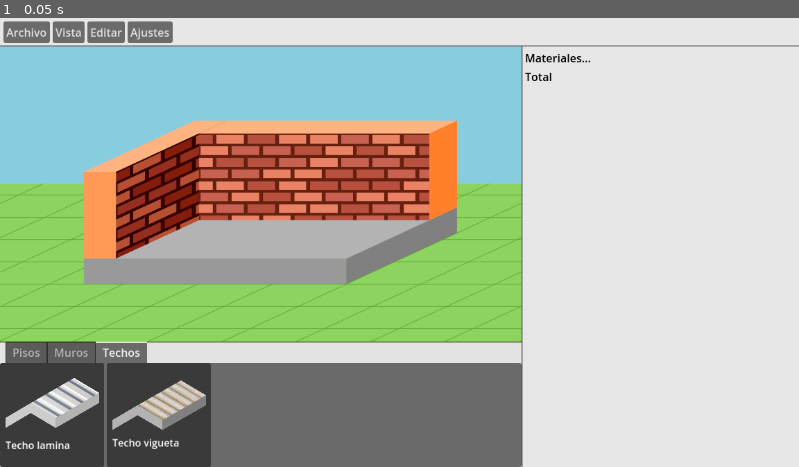
Above: before the commit, frame 1.
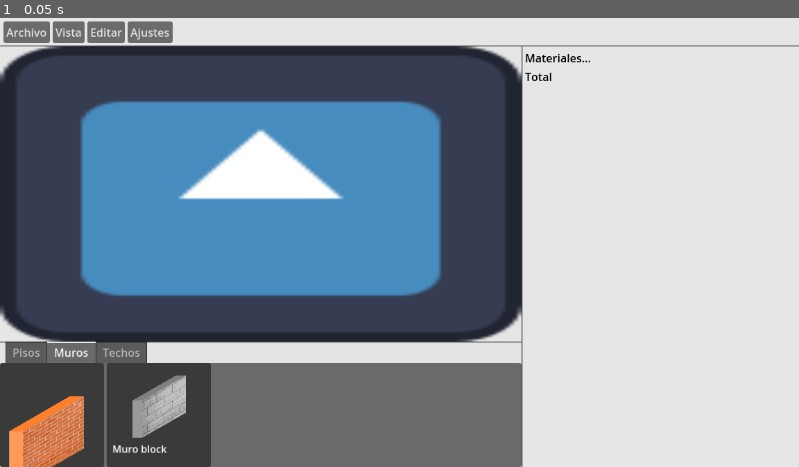
Above: after the commit, the same moment.

Repository: Aliere06/ConstruPlanner-App
Game: Godot game, scene res://label.tscn
The game is run twice, just before and just after one commit, with the same random seed, the same clock (stepped at 60 frames per second) and the same inputs. The engine's default icon, where the game draws it, is replaced by a stand-in: a white triangle on a blue panel in a dark square.
Inputs:
- Up to frame 1 (0.05 s): no input

The runs differ from the first frame. In frame 1, 46% of the frame differs, in the area x 0-66%, y 6-100%.

Commit message:
Revert "Imagen editor 3D"
This reverts commit f4a005cb375e85c5e2aeac93db436c406d4248b4.

Diff:
--- a/label.tscn
+++ b/label.tscn
@@ -1,7 +1,7 @@
 [gd_scene load_steps=15 format=3 uid="uid://6bmuwki4o6bd"]
 
 [ext_resource type="Script" path="res://Vista.gd" id="1_0cafm"]
-[ext_resource type="Texture2D" uid="uid://b8xbq6x4f680" path="res://3D Editor.png" id="2_fhbsj"]
+[ext_resource type="Texture2D" uid="uid://dli6mslrsrtf4" path="res://icon.svg" id="2_iovjh"]
 [ext_resource type="Texture2D" uid="uid://b7u3wpqs1gbrf" path="res://Piso_Concreto.svg" id="3_6u8rg"]
 [ext_resource type="Texture2D" uid="uid://dau0ncjdlwlnq" path="res://construplanner/piso_madera.png" id="4_40ulw"]
 [ext_resource type="Texture2D" uid="uid://ce4eh86andig5" path="res://construplanner/piso_ceramica.png" id="5_4k7ng"]
@@ -149,7 +149,7 @@
 custom_minimum_size = Vector2(700, 400)
 layout_mode = 2
 size_flags_vertical = 3
-texture = ExtResource("2_fhbsj")
+texture = ExtResource("2_iovjh")
 expand_mode = 3
 
 [node name="Panel (B)" type="Panel" parent="Panel/VBoxContainer/HBoxContainer/VBoxContainer2 (B y D)"]
@@ -167,7 +167,7 @@
 grow_horizontal = 2
 grow_vertical = 2
 size_flags_vertical = 8
-current_tab = 2
+current_tab = 1
 
 [node name="Pisos" type="HFlowContainer" parent="Panel/VBoxContainer/HBoxContainer/VBoxContainer2 (B y D)/Panel (B)/TabContainer"]
 visible = false
@@ -262,7 +262,6 @@
 fit_content = true
 
 [node name="Muros" type="HFlowContainer" parent="Panel/VBoxContainer/HBoxContainer/VBoxContainer2 (B y D)/Panel (B)/TabContainer"]
-visible = false
 layout_mode = 2
 
 [node name="Muro ladrillo" type="Panel" parent="Panel/VBoxContainer/HBoxContainer/VBoxContainer2 (B y D)/Panel (B)/TabContainer/Muros"]
@@ -272,21 +271,18 @@
 [node name="CenterContainer" type="CenterContainer" parent="Panel/VBoxContainer/HBoxContainer/VBoxContainer2 (B y D)/Panel (B)/TabContainer/Muros/Muro ladrillo"]
 layout_mode = 0
 offset_right = 150.0
-offset_bottom = 150.0
+offset_bottom = 258.0
 scale = Vector2(0.9, 0.9)
 pivot_offset = Vector2(75, 75)
 
 [node name="VBoxContainer" type="VBoxContainer" parent="Panel/VBoxContainer/HBoxContainer/VBoxContainer2 (B y D)/Panel (B)/TabContainer/Muros/Muro ladrillo/CenterContainer"]
-custom_minimum_size = Vector2(150, 150)
+custom_minimum_size = Vector2(150, 50)
 layout_mode = 2
 
 [node name="TextureRect" type="TextureRect" parent="Panel/VBoxContainer/HBoxContainer/VBoxContainer2 (B y D)/Panel (B)/TabContainer/Muros/Muro ladrillo/CenterContainer/VBoxContainer"]
-custom_minimum_size = Vector2(150, 0)
-layout_mode = 2
-size_flags_horizontal = 4
-size_flags_vertical = 3
+layout_mode = 2
 texture = ExtResource("5_32ki7")
-expand_mode = 5
+expand_mode = 4
 stretch_mode = 4
 
 [node name="RichTextLabel" type="RichTextLabel" parent="Panel/VBoxContainer/HBoxContainer/VBoxContainer2 (B y D)/Panel (B)/TabContainer/Muros/Muro ladrillo/CenterContainer/VBoxContainer"]
@@ -324,6 +320,7 @@
 fit_content = true
 
 [node name="Techos" type="HFlowContainer" parent="Panel/VBoxContainer/HBoxContainer/VBoxContainer2 (B y D)/Panel (B)/TabContainer"]
+visible = false
 layout_mode = 2
 
 [node name="Techo lamina" type="Panel" parent="Panel/VBoxContainer/HBoxContainer/VBoxContainer2 (B y D)/Panel (B)/TabContainer/Techos"]
Binary file removed: 3D Editor.png
Not shown, removed: 3D Editor.png.import
